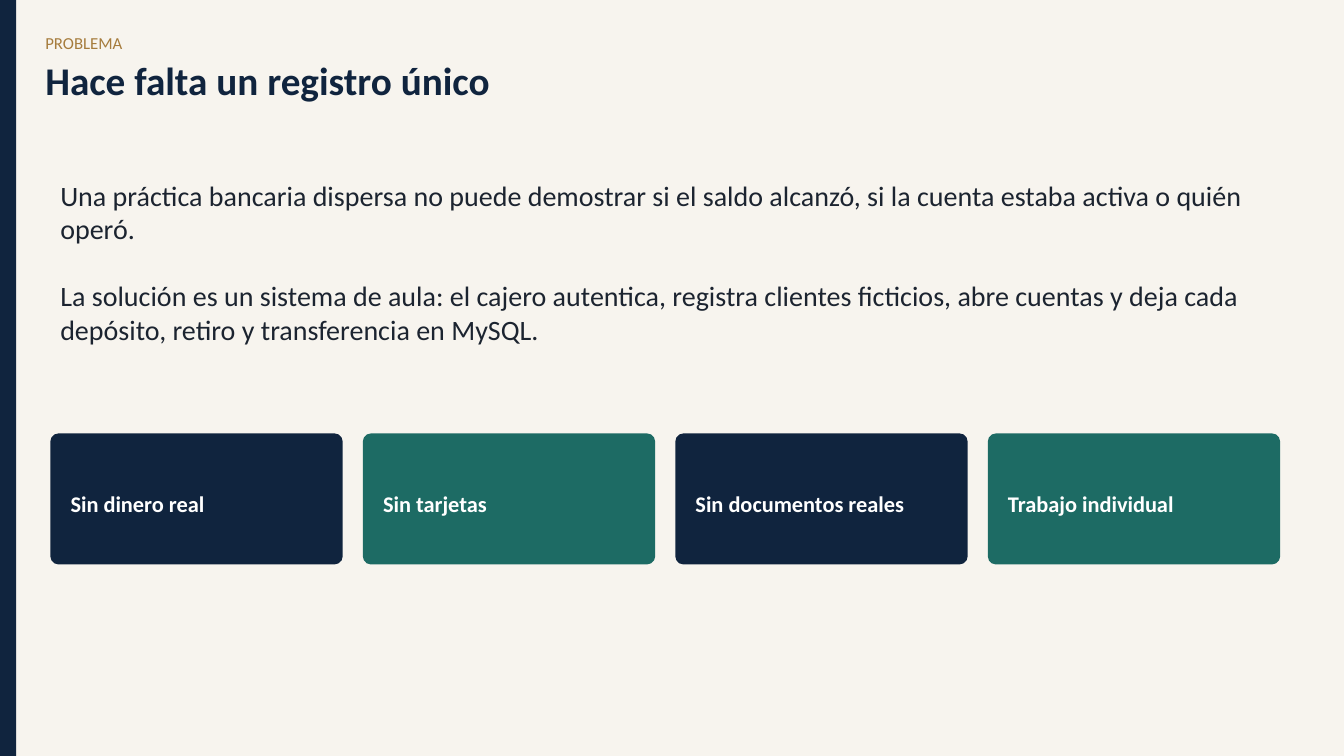
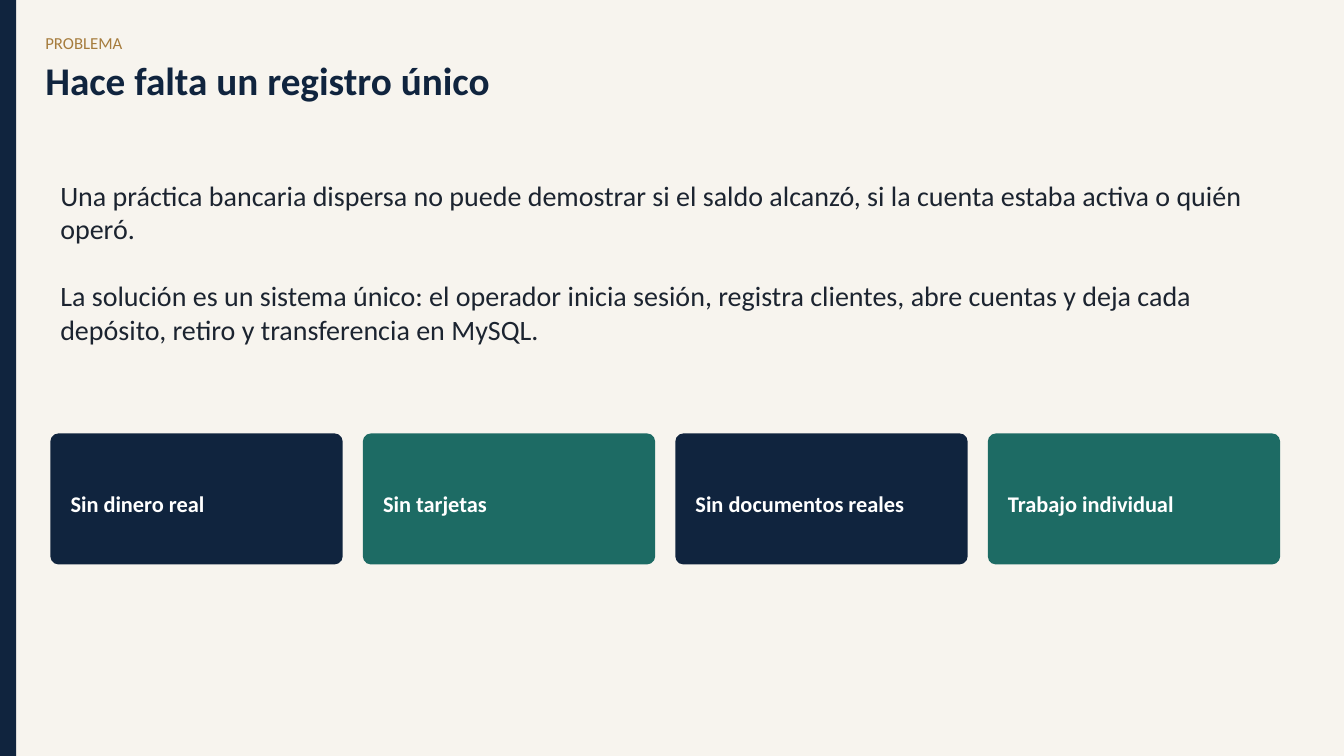
Before and after one commit to afriely-2025553/sistema-bancario, a slide deck: slide 3 of docs/presentacion-sistema-bancario.pptx. Drawn at 1344x756 pixels with LibreOffice and Linux fonts; fonts in the diff are those of the drawing. Boxes give left, top, right and bottom in pixels: in the first picture for what was removed or moved away, otherwise in the second. Text is boxed around its words. In the diff, an @@ line names an element or a change of style, - is before the commit and + after.

```diff
--- a/docs/presentacion-sistema-bancario.pptx
+++ b/docs/presentacion-sistema-bancario.pptx
@@ text at (60, 286, 1190, 345): text changed @@
-La solución es un sistema de aula: el cajero autentica, registra clientes ficticios, abre cuentas y deja cada depósito, retiro y transferencia en MySQL.
+La solución es un sistema único: el operador inicia sesión, registra clientes, abre cuentas y deja cada depósito, retiro y transferencia en MySQL.
```
Also in this commit, not shown: 7 other slides changed, 47 other files.
